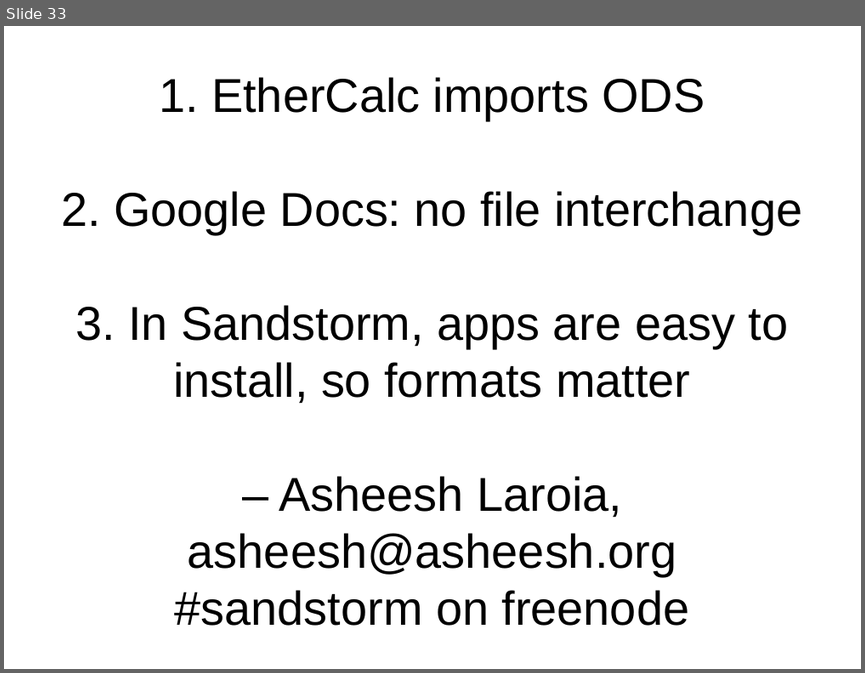
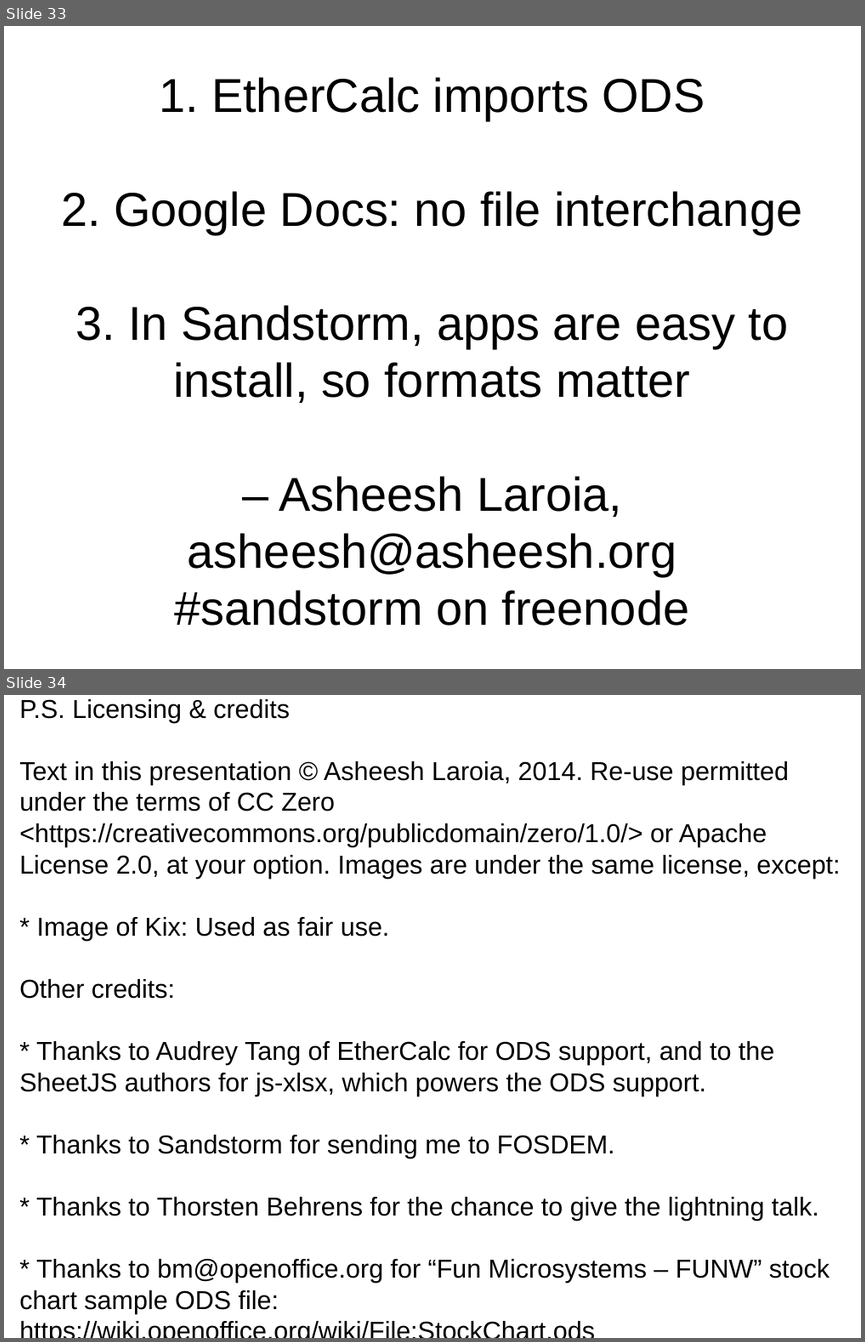
Before and after one commit to paulproteus/ethercalc-sandstorm-fosdem-lightning-talk, a slide deck: preso.odp. Shown one above the other, each under a label of ours: slide 33 before the commit, slides 33 and 34 after it. The pictures are 865x673 and 865x1342 pixels, drawn with LibreOffice and Linux fonts; fonts in the diff are those of the drawing. Boxes give left, top, right and bottom in pixels: in the first picture for what was removed or moved away, otherwise in the second. Text is boxed around its words. In the diff, an @@ line names an element or a change of style, - is before the commit and + after.

Commit message:
Add credits slide

```diff
--- a/preso.odp
+++ b/preso.odp
@@ slide 34 added at (4,695,861,1338), background #FFFFFF @@
@@ title added at (19,699,840,1314), 24 pt, text #000000 @@
+P.S. Licensing & credits
+Text in this presentation © Asheesh Laroia, 2014. Re-use permitted under the terms of CC Zero <https://creativecommons.org/publicdomain/zero/1.0/> or Apache License 2.0, at your option. Images are under the same license, except:
+* Image of Kix: Used as fair use.
+Other credits:
+* Thanks to Audrey Tang of EtherCalc for ODS support, and to the SheetJS authors for js-xlsx, which powers the ODS support.
+* Thanks to Sandstorm for sending me to FOSDEM.
+* Thanks to Thorsten Behrens for the chance to give the lightning talk.
+* Thanks to bm@openoffice.org for “Fun Microsystems – FUNW” stock chart sample ODS file: https://wiki.openoffice.org/wiki/File:StockChart.ods
```
